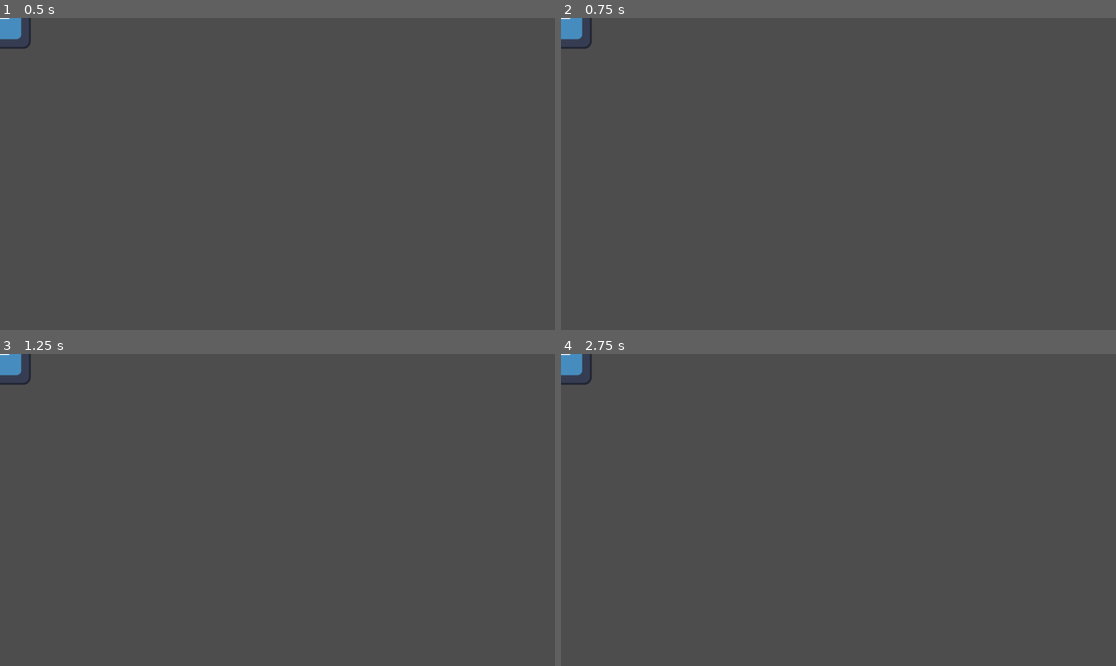
Above: before the commit, frames 1-4 (two rows, left to right).
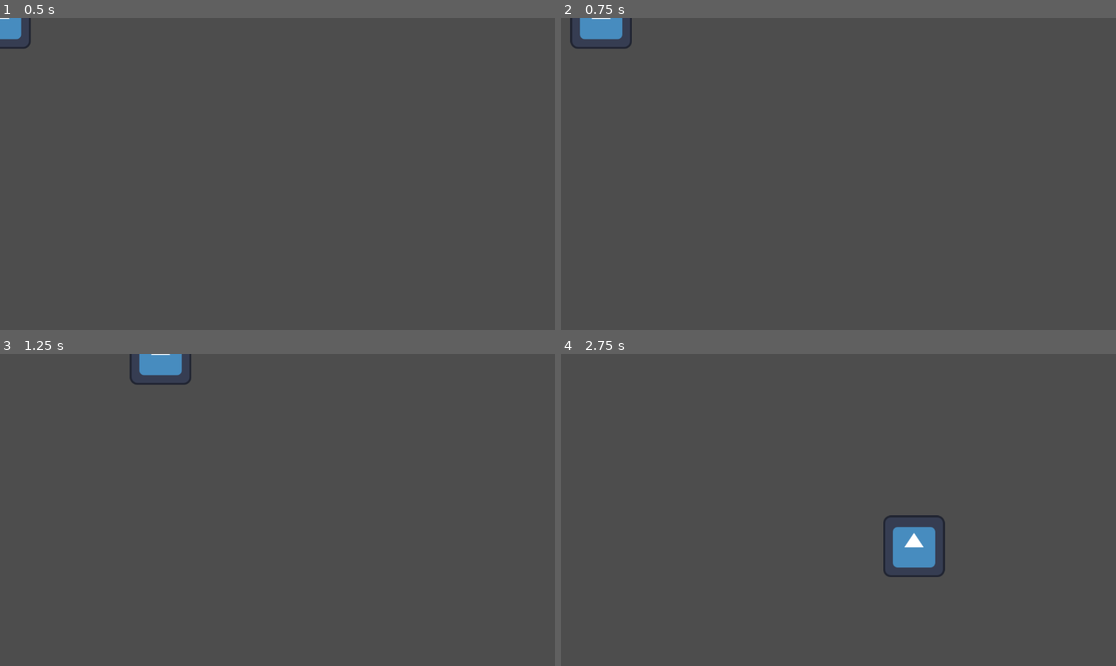
Above: after the commit, the same moments.

Repository: perrycate/ggj-2026
Game: Godot game, scene res://scenes/player/player.tscn
Same seed, same stepped clock (60 frames per second), same inputs: the game is played once before the commit and once after it. This scene is started directly instead of the project's main scene. The engine's default icon, where the game draws it, is replaced by a stand-in: a white triangle on a blue panel in a dark square.
Inputs:
- Up to frame 1 (0.5 s): no input
- Up to frame 2 (0.75 s): tap Enter at 0.5 s; hold D (move_right) from 0.53 s (still down); hold E (next_camera) from 0.53 s (still down)
- Up to frame 3 (1.25 s): keep holding D (move_right); keep holding E (next_camera)
- Up to frame 4 (2.75 s): release D (move_right) at 1.28 s; release E (next_camera) at 1.28 s; hold S (move_down) 1.28-2.03 s; tap Q (previous_camera) at 1.35 s; hold D (move_right) from 2.03 s (still down); hold E (next_camera) from 2.03 s (still down)

Frame 1 is identical in both runs. In frame 2, 0.9% of the frame differs, in the area x 0-13%, y 0-10%; in frame 3, 1.0%; in frame 4, 1.7%, in the area x 0-70%, y 0-72%.

Commit message:
basic player state machine

Diff:
--- a/scenes/player/player.tscn
+++ b/scenes/player/player.tscn
@@ -1,14 +1,16 @@
-[gd_scene load_steps=5 format=3 uid="uid://dhkljttu1fkh7"]
+[gd_scene load_steps=7 format=3 uid="uid://dhkljttu1fkh7"]
 
-[ext_resource type="Script" uid="uid://3464yub88grv" path="res://scripts/player/player.gd" id="1_l3o4k"]
-[ext_resource type="Texture2D" uid="uid://d3v8eynat77lb" path="res://art/icon.svg" id="2_hqqc5"]
-[ext_resource type="Script" uid="uid://bhd1vsmbdtydl" path="res://scripts/states/state_machine.gd" id="3_hqqc5"]
+[ext_resource type="Script" uid="uid://3464yub88grv" path="res://scripts/player/player.gd" id="1_lvxji"]
+[ext_resource type="Texture2D" uid="uid://d3v8eynat77lb" path="res://art/icon.svg" id="2_p47bc"]
+[ext_resource type="Script" uid="uid://bhd1vsmbdtydl" path="res://scripts/states/state_machine.gd" id="3_75vfm"]
+[ext_resource type="Script" uid="uid://cmby6wtwwsq6e" path="res://scripts/player/idle.gd" id="4_p47bc"]
+[ext_resource type="Script" uid="uid://cb2wspqlbvv7e" path="res://scripts/player/moving.gd" id="5_75vfm"]
 
 [sub_resource type="RectangleShape2D" id="RectangleShape2D_h30v7"]
 size = Vector2(127, 127)
 
 [node name="Player" type="CharacterBody2D"]
-script = ExtResource("1_l3o4k")
+script = ExtResource("1_lvxji")
 metadata/_edit_group_ = true
 
 [node name="CollisionShape2D" type="CollisionShape2D" parent="."]
@@ -16,8 +18,15 @@
 shape = SubResource("RectangleShape2D_h30v7")
 
 [node name="Sprite2D" type="Sprite2D" parent="."]
-texture = ExtResource("2_hqqc5")
+texture = ExtResource("2_p47bc")
 
-[node name="StateMachine" type="Node" parent="."]
-script = ExtResource("3_hqqc5")
+[node name="StateMachine" type="Node" parent="." node_paths=PackedStringArray("initial_state")]
+script = ExtResource("3_75vfm")
+initial_state = NodePath("Idle")
 metadata/_custom_type_script = "uid://bhd1vsmbdtydl"
+
+[node name="Idle" type="Node" parent="StateMachine"]
+script = ExtResource("4_p47bc")
+
+[node name="Moving" type="Node" parent="StateMachine"]
+script = ExtResource("5_75vfm")
--- /dev/null
+++ b/scripts/player/idle.gd
@@ -0,0 +1,9 @@
+extends PlayerState
+
+func update(delta: float) -> void:
+	if Input.get_vector("move_left", "move_right", "move_up", "move_down") != Vector2.ZERO:
+		transition.emit(self, "Moving")
+		return
+
+	body.velocity = body.velocity.move_toward(Vector2.ZERO, deceleration * delta)
+	body.move_and_slide()
--- /dev/null
+++ b/scripts/player/moving.gd
@@ -0,0 +1,11 @@
+extends PlayerState
+
+func update(delta: float) -> void:
+	var input_direction = Input.get_vector("move_left", "move_right", "move_up", "move_down")
+	if input_direction == Vector2.ZERO:
+		transition.emit(self, "Idle")
+		return
+
+	body.velocity += input_direction * acceleration * delta
+	body.velocity = body.velocity.limit_length(max_speed)
+	body.move_and_slide()
--- a/scripts/player/player.gd
+++ b/scripts/player/player.gd
@@ -1,16 +1,7 @@
 extends CharacterBody2D
 
 
-# Whether the human playing is actively controlling or merely watching.
-# PC: This feels wrong? Need to think about state management asap.
 
-@onready var state_machine: Node = $StateMachine
-
-var is_active: bool = false
-
-@export var acceleration := 10000.0
-@export var deceleration := 5000.0
-@export var max_speed := 500.0
 
 func _ready():
 	# TODO: if you don't have authority:
@@ -20,16 +11,3 @@
 	#state_machine.set_process(false)
 	#state_machine.set_physics_process(false)
 	pass
-
-func _physics_process(delta: float) -> void:
-	if !is_active:
-		return
-
-	var input_direction = Input.get_vector("move_left", "move_right", "move_up", "move_down")
-	velocity += input_direction * acceleration * delta
-	velocity = velocity.limit_length(max_speed)
-
-	if input_direction == Vector2.ZERO:
-		velocity = velocity.move_toward(Vector2.ZERO, deceleration * delta)
-
-	move_and_slide()
--- /dev/null
+++ b/scripts/player/player_state.gd
@@ -0,0 +1,8 @@
+extends State
+class_name PlayerState
+
+const acceleration := 10000.0
+const deceleration := 5000.0
+const max_speed := 500.0
+
+@onready var body: CharacterBody2D = $"../.."
--- a/scripts/states/state.gd
+++ b/scripts/states/state.gd
@@ -1,5 +1,4 @@
 extends Node
-
 class_name State
 
 signal transition
@@ -7,32 +6,24 @@
 const NO_MESSAGE: String = ""
 
 @onready var base_node: Node2D = $"../.."
-#@onready var body: CharacterBody3D = $"../.."
-#@onready var animation_player: AnimationPlayer = $"../../Mesh/AnimationPlayer"
-#@onready var animation_tree: AnimationTree = $"../../Mesh/AnimationTree"
-
-var state_name: String = "none"
 
 func _ready() -> void:
-	state_name = get_script().get_global_name()
-	print(base_node.name, " state name: ", state_name)
-	#print(body.character_name, " state name: ", state_name)
+	pass
 
 func enter(_message):
-	print(base_node.name, " entering state: ", state_name)
-	#print(body.character_name, " entering state: ", state_name)
+	print(base_node.name, " entering state: ", name)
 	pass
 
 func exit():
-	print(base_node.character_name, " exiting state: ", state_name)
-	#body.move_and_slide()
 	pass
 
 func update(_delta: float):
+	"""
+	Called by the state machine during _update_physics when this is the current state.
+	"""
 	pass
 
 func physics_update(_delta: float):
-	#body.move_and_slide()
 	pass
 
 func transition_to_state(new_state_name: String, message):
--- a/scripts/states/state_machine.gd
+++ b/scripts/states/state_machine.gd
@@ -25,7 +25,7 @@
 	if current_state:
 		current_state.physics_update(delta)
 
-func on_child_transition(state, new_state_name, _message):
+func on_child_transition(state, new_state_name, _message = ""):
 	if state != current_state:
 		return
 
--- a/scripts/world/game.gd
+++ b/scripts/world/game.gd
@@ -101,7 +101,6 @@
 
 	var p = player.instantiate()
 	is_player = true
-	p.is_active = true
 	network.is_host = true
 
 	get_tree().current_scene.add_child(p)
Not shown, added: scripts/player/idle.gd.uid
Not shown, added: scripts/player/moving.gd.uid
Not shown, added: scripts/player/player_state.gd.uid
